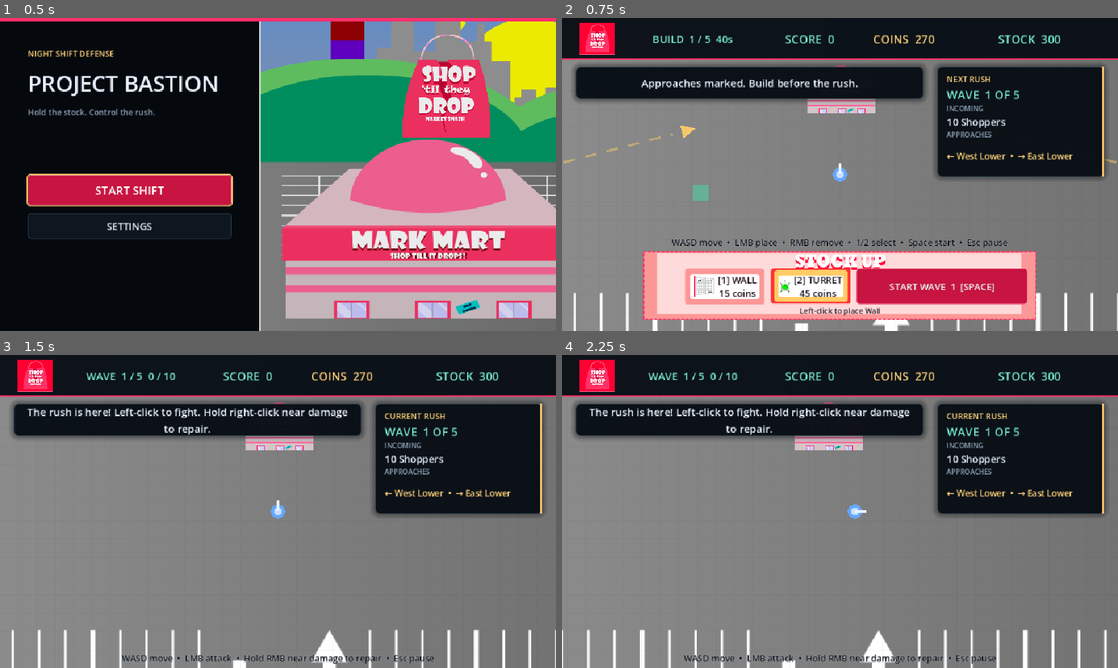
Above: before the commit, frames 1-4 (two rows, left to right).
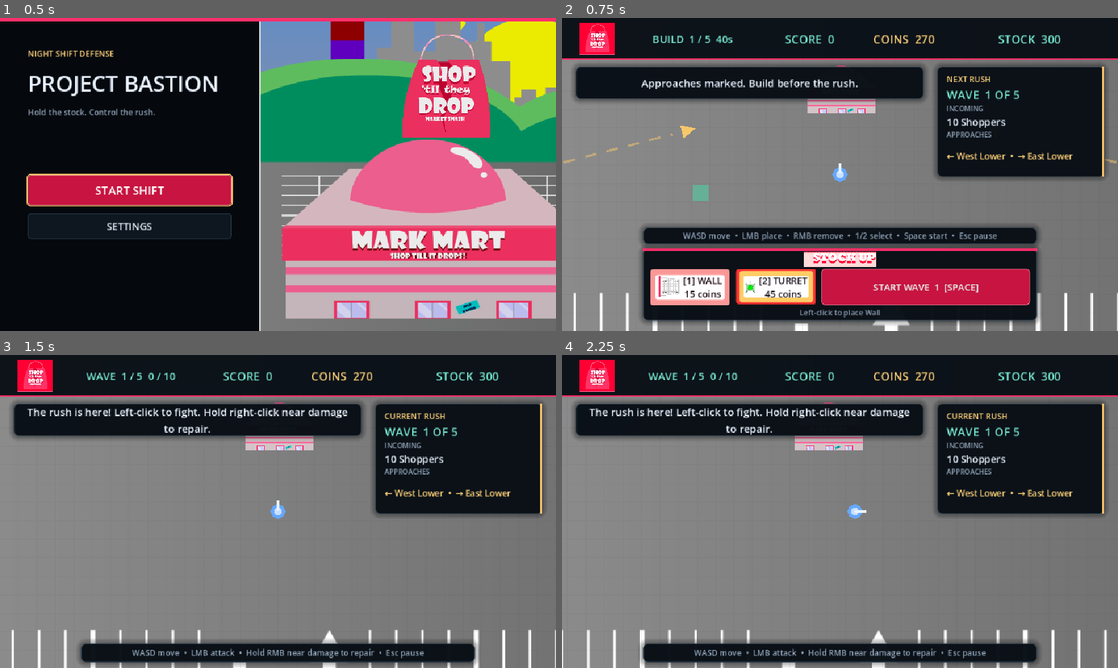
Above: after the commit, the same moments.

Repository: JarredTD/ProjectBastion
Game: Godot game, scene res://scenes/ui/main_menu.tscn
Two runs of this game, one before a commit and one after it. Both use one fixed random seed, a clock stepped at 60 frames per second and the inputs below. Sound files missing from this copy of the repository are replaced by a short silence.
Inputs (mouse positions are in pixels of both pictures, inside the frame that each line leads up to):
- Up to frame 1 (0.5 s): no input
- Up to frame 2 (0.75 s): click "START SHIFT" at 0.5 s
- Up to frame 3 (1.5 s): click "START WAVE 1 [SPACE]" at 1.25 s
- Up to frame 4 (2.25 s): tap Enter at 2 s; move the mouse to (962, 495) at 2.02 s; hold D (move_right) from 2.03 s (still down); tap 1 at 2.1 s; click (962, 495) at 2.17 s

Frame 1 is identical in both runs. In frame 2, 18% of the frame differs, in the area x 14-86%, y 66-99%; in frame 3, 5.3%; in frame 4, 5.2%.

Commit message:
refactor: rebuild interface spacing

Diff:
--- a/scenes/ui/hud.tscn
+++ b/scenes/ui/hud.tscn
@@ -14,9 +14,7 @@
 
 [sub_resource type="AtlasTexture" id="AtlasTexture_stock_up"]
 atlas = ExtResource("8_upgrade_art")
-region = Rect2(129, 532, 1054, 159)
-
-[sub_resource type="StyleBoxEmpty" id="StyleBox_build_panel"]
+region = Rect2(500, 532, 280, 58)
 
 [node name="Hud" type="CanvasLayer"]
 layer = 20
@@ -117,50 +115,40 @@
 anchor_right = 0.5
 anchor_bottom = 1.0
 offset_left = -340.0
-offset_top = -138.0
+offset_top = -142.0
 offset_right = 340.0
 offset_bottom = -18.0
-theme_override_styles/panel = SubResource("StyleBox_build_panel")
-
-[node name="Artwork" type="TextureRect" parent="Layout/BuildPanel"]
-layout_mode = 1
-anchors_preset = 15
-anchor_right = 1.0
-anchor_bottom = 1.0
-grow_horizontal = 2
-grow_vertical = 2
+script = ExtResource("3_accent")
+accent_color = Color(1, 0.184314, 0.423529, 0.95)
+
+[node name="Content" type="VBoxContainer" parent="Layout/BuildPanel"]
+layout_mode = 1
+anchors_preset = 15
+anchor_right = 1.0
+anchor_bottom = 1.0
+offset_left = 12.0
+offset_top = 8.0
+offset_right = -12.0
+offset_bottom = -8.0
+grow_horizontal = 2
+grow_vertical = 2
+theme_override_constants/separation = 4
+
+[node name="HeaderArt" type="TextureRect" parent="Layout/BuildPanel/Content"]
+custom_minimum_size = Vector2(0, 26)
+layout_mode = 2
 mouse_filter = 2
 texture = SubResource("AtlasTexture_stock_up")
 expand_mode = 1
-stretch_mode = 0
-
-[node name="Content" type="VBoxContainer" parent="Layout/BuildPanel"]
-layout_mode = 1
-anchors_preset = 15
-anchor_right = 1.0
-anchor_bottom = 1.0
-offset_left = 16.0
-offset_top = 30.0
-offset_right = -16.0
-offset_bottom = -6.0
-grow_horizontal = 2
-grow_vertical = 2
-theme_override_constants/separation = 2
+stretch_mode = 5
 
 [node name="Actions" type="HBoxContainer" parent="Layout/BuildPanel/Content"]
 layout_mode = 2
 theme_override_constants/separation = 10
 
-[node name="BuildTitle" type="Label" parent="Layout/BuildPanel/Content/Actions"]
-custom_minimum_size = Vector2(46, 60)
-layout_mode = 2
-theme_type_variation = &"MutedLabel"
-text = ""
-vertical_alignment = 1
-
 [node name="WallButton" type="Button" parent="Layout/BuildPanel/Content/Actions"]
 unique_name_in_owner = true
-custom_minimum_size = Vector2(138, 60)
+custom_minimum_size = Vector2(138, 56)
 layout_mode = 2
 tooltip_text = "Blocks shoppers and takes a beating"
 toggle_mode = true
@@ -172,7 +160,7 @@
 
 [node name="TurretButton" type="Button" parent="Layout/BuildPanel/Content/Actions"]
 unique_name_in_owner = true
-custom_minimum_size = Vector2(138, 60)
+custom_minimum_size = Vector2(138, 56)
 layout_mode = 2
 tooltip_text = "Stops any shopper in range"
 toggle_mode = true
@@ -184,7 +172,7 @@
 
 [node name="StartWaveButton" type="Button" parent="Layout/BuildPanel/Content/Actions"]
 unique_name_in_owner = true
-custom_minimum_size = Vector2(258, 60)
+custom_minimum_size = Vector2(258, 56)
 layout_mode = 2
 size_flags_horizontal = 3
 tooltip_text = "Start the wave"
@@ -196,7 +184,7 @@
 unique_name_in_owner = true
 layout_mode = 2
 theme_override_font_sizes/font_size = 13
-theme_override_colors/font_color = Color(0.16, 0.07, 0.13, 1)
+theme_type_variation = &"MutedLabel"
 text = "Move over the arena to pick a spot"
 horizontal_alignment = 1
 vertical_alignment = 1
@@ -327,22 +315,36 @@
 vertical_alignment = 1
 autowrap_mode = 2
 
-[node name="HelpLabel" type="Label" parent="Layout"]
-unique_name_in_owner = true
-layout_mode = 0
-anchor_right = 1.0
+[node name="HelpPanel" type="Panel" parent="Layout"]
+unique_name_in_owner = true
+layout_mode = 0
+anchor_left = 0.5
 anchor_top = 1.0
-anchor_bottom = 1.0
-offset_left = 32.0
-offset_top = -28.0
-offset_right = -32.0
-offset_bottom = -5.0
-theme_override_font_sizes/font_size = 15
-theme_override_colors/font_color = Color(0.035, 0.06, 0.085, 1)
-theme_override_colors/font_outline_color = Color(0.92, 0.96, 1, 0.9)
-theme_override_constants/outline_size = 2
+anchor_right = 0.5
+anchor_bottom = 1.0
+offset_left = -340.0
+offset_top = -178.0
+offset_right = 340.0
+offset_bottom = -150.0
+mouse_filter = 2
+
+[node name="HelpLabel" type="Label" parent="Layout/HelpPanel"]
+unique_name_in_owner = true
+layout_mode = 1
+anchors_preset = 15
+anchor_right = 1.0
+anchor_bottom = 1.0
+offset_left = 10.0
+offset_top = 2.0
+offset_right = -10.0
+offset_bottom = -2.0
+grow_horizontal = 2
+grow_vertical = 2
+theme_override_font_sizes/font_size = 14
+theme_type_variation = &"MutedLabel"
 text = "WASD move  •  LMB place  •  RMB remove  •  1/2 select  •  Space start  •  Esc pause"
 horizontal_alignment = 1
+vertical_alignment = 1
 
 [node name="EndBackground" type="ColorRect" parent="Layout"]
 unique_name_in_owner = true
@@ -389,9 +391,9 @@
 anchor_right = 0.5
 anchor_bottom = 0.5
 offset_left = -250.0
-offset_top = 120.0
+offset_top = 130.0
 offset_right = 250.0
-offset_bottom = 260.0
+offset_bottom = 250.0
 modulate = Color(1, 1, 1, 1)
 
 [node name="Content" type="VBoxContainer" parent="Layout/EndPanel"]
@@ -402,7 +404,7 @@
 offset_left = 24.0
 offset_top = 6.0
 offset_right = -24.0
-offset_bottom = -6.0
+offset_bottom = -8.0
 grow_horizontal = 2
 grow_vertical = 2
 theme_override_constants/separation = 2
@@ -435,9 +437,9 @@
 unique_name_in_owner = true
 layout_mode = 2
 size_flags_vertical = 3
-theme_override_font_sizes/font_size = 14
+theme_override_font_sizes/font_size = 13
 theme_type_variation = &"MutedLabel"
-text = "5 rushes cleared  •  70 shoppers turned away\nRun seed  123456789"
+text = "5 rushes  •  70 shoppers  •  Stock 164  •  Seed 123456789"
 horizontal_alignment = 1
 vertical_alignment = 1
 
@@ -456,7 +458,7 @@
 
 [node name="ContinueButton" type="Button" parent="Layout/EndPanel/Content/EndActions"]
 unique_name_in_owner = true
-custom_minimum_size = Vector2(190, 36)
+custom_minimum_size = Vector2(190, 34)
 layout_mode = 2
 tooltip_text = "Keep playing with rapidly growing rushes"
 theme_type_variation = &"PrimaryButton"
@@ -465,7 +467,7 @@
 
 [node name="RestartButton" type="Button" parent="Layout/EndPanel/Content/EndActions"]
 unique_name_in_owner = true
-custom_minimum_size = Vector2(190, 36)
+custom_minimum_size = Vector2(190, 34)
 layout_mode = 2
 tooltip_text = "Try a new layout"
 theme_override_font_sizes/font_size = 15
--- a/scenes/ui/settings_panel.tscn
+++ b/scenes/ui/settings_panel.tscn
@@ -32,9 +32,9 @@
 anchor_right = 0.5
 anchor_bottom = 0.5
 offset_left = -260.0
-offset_top = -218.0
+offset_top = -194.0
 offset_right = 260.0
-offset_bottom = 218.0
+offset_bottom = 194.0
 grow_horizontal = 2
 grow_vertical = 2
 script = ExtResource("3_accent")
@@ -46,9 +46,9 @@
 anchor_right = 1.0
 anchor_bottom = 1.0
 offset_left = 42.0
-offset_top = 30.0
+offset_top = 24.0
 offset_right = -42.0
-offset_bottom = -30.0
+offset_bottom = -24.0
 grow_horizontal = 2
 grow_vertical = 2
 theme_override_constants/separation = 16
--- a/scripts/ui/hud.gd
+++ b/scripts/ui/hud.gd
@@ -20,7 +20,6 @@
 @onready var coin_label: Label = %CoinLabel
 @onready var core_label: Label = %CoreLabel
 @onready var build_panel: Control = %BuildPanel
-@onready var build_title: Label = $Layout/BuildPanel/Content/Actions/BuildTitle
 @onready var build_content: VBoxContainer = $Layout/BuildPanel/Content
 @onready var wall_button: Button = %WallButton
 @onready var turret_button: Button = %TurretButton
@@ -31,6 +30,7 @@
 @onready var intel_wave: Label = %IntelWave
 @onready var intel_composition: Label = %IntelComposition
 @onready var intel_approaches: Label = %IntelApproaches
+@onready var help_panel: Control = %HelpPanel
 @onready var help_label: Label = %HelpLabel
 @onready var message_panel: Control = %MessagePanel
 @onready var message_label: Label = %MessageLabel
@@ -70,24 +70,27 @@
 ## Adapts labels and guidance for touch controls.
 func set_touch_mode(enabled: bool) -> void:
 	touch_mode = enabled
-	help_label.visible = not enabled
+	help_panel.visible = not enabled
 	build_hint_label.visible = not enabled
-	build_title.visible = not enabled
 	if enabled:
 		build_panel.offset_left = -300.0
-		build_panel.offset_top = -114.0
+		build_panel.offset_top = -120.0
 		build_panel.offset_right = 300.0
 		build_content.offset_left = 8.0
+		build_content.offset_top = 8.0
 		build_content.offset_right = -8.0
+		build_content.offset_bottom = -8.0
 		wall_button.custom_minimum_size.x = 120.0
 		turret_button.custom_minimum_size.x = 120.0
 		start_wave_button.custom_minimum_size.x = 220.0
 	else:
 		build_panel.offset_left = -340.0
-		build_panel.offset_top = -138.0
+		build_panel.offset_top = -142.0
 		build_panel.offset_right = 340.0
-		build_content.offset_left = 16.0
-		build_content.offset_right = -16.0
+		build_content.offset_left = 12.0
+		build_content.offset_top = 8.0
+		build_content.offset_right = -12.0
+		build_content.offset_bottom = -8.0
 		wall_button.custom_minimum_size.x = 138.0
 		turret_button.custom_minimum_size.x = 138.0
 		start_wave_button.custom_minimum_size.x = 258.0
@@ -148,8 +151,8 @@
 	else:
 		start_wave_button.text = "START ENDLESS  %d  [SPACE]" % (state.wave_number - state.objective_wave_count) if state.endless else "START WAVE  %d  [SPACE]" % state.wave_number
 	help_label.text = help_text()
-	help_label.offset_top = -164.0 if state.phase == GameState.Phase.BUILD else -28.0
-	help_label.offset_bottom = -142.0 if state.phase == GameState.Phase.BUILD else -5.0
+	help_panel.offset_top = -178.0 if state.phase == GameState.Phase.BUILD else -42.0
+	help_panel.offset_bottom = -150.0 if state.phase == GameState.Phase.BUILD else -10.0
 	var finished := state.phase == GameState.Phase.VICTORY or state.phase == GameState.Phase.DEFEAT
 	message_panel.visible = state.message_time > 0.0 and not finished
 	message_label.text = state.message
@@ -157,7 +160,8 @@
 	end_background.visible = finished
 	end_backdrop.visible = finished
 	if finished and state.run_summary != null:
-		end_panel.offset_top = 120.0 if state.phase == GameState.Phase.VICTORY else 80.0
+		end_panel.offset_top = 130.0 if state.phase == GameState.Phase.VICTORY else -30.0
+		end_panel.offset_bottom = 250.0 if state.phase == GameState.Phase.VICTORY else 90.0
 		end_background.color = Color("5f5594") if state.phase == GameState.Phase.VICTORY else Color("1c1524")
 		end_backdrop.texture = victory_texture if state.phase == GameState.Phase.VICTORY else defeat_texture
 		var summary := state.run_summary
@@ -169,7 +173,7 @@
 			format_score(summary.rush_points),
 			format_score(summary.stock_points),
 		]
-		end_stats.text = "%d rushes cleared  •  %d shoppers turned away\nStock remaining  %d  •  Run seed  %d" % [
+		end_stats.text = "%d rushes  •  %d shoppers  •  Stock %d  •  Seed %d" % [
 			summary.waves_cleared,
 			summary.shoppers_defeated,
 			summary.stock_remaining,
Not shown: 1 places in scenes/ui/hud.tscn that only renumber resources
